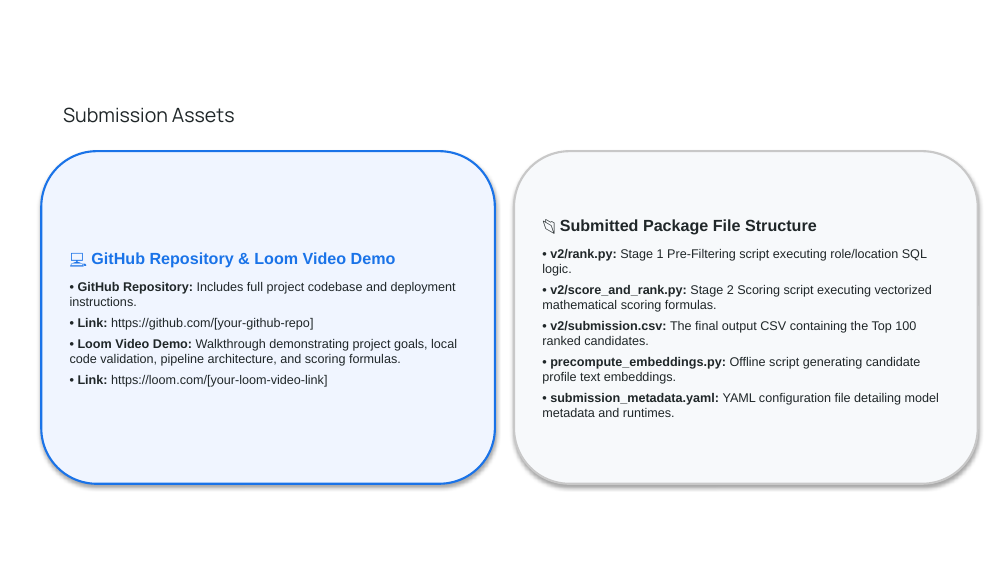
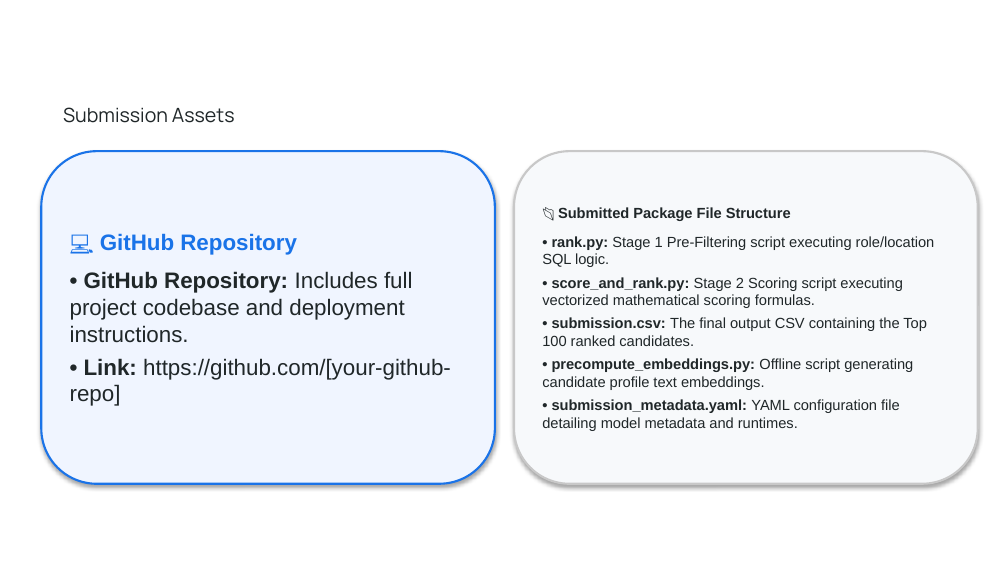
Before and after one commit to YODAISME/Assay, a slide deck: slide 10 of v2/hackathon_submission.pptx. Drawn at 1008x567 pixels with LibreOffice and Linux fonts; fonts in the diff are those of the drawing; background and template pictures are left out. Boxes give left, top, right and bottom in pixels: in the first picture for what was removed or moved away, otherwise in the second. Text is boxed around its words. In the diff, an @@ line names an element or a change of style, - is before the commit and + after.

```diff
--- a/v2/hackathon_submission.pptx
+++ b/v2/hackathon_submission.pptx
@@ text in rounded rectangle at (542,207,913,431): size 11.5 to 10.5 pt in "📂 Submitted Package File Structure"; size 9 to 10.5 pt in "• precompute_embeddings.py: Offline script generating candid ...", "• submission_metadata.yaml: YAML configuration file detailin ..." @@
@@ text in rounded rectangle at (100,233,297,255): text changed; size 11.5 to 16 pt @@
-💻 GitHub Repository & Loom Video Demo
+💻 GitHub Repository
@@ text in rounded rectangle at (542,236,935,346): text changed; size 9 to 10.5 pt @@
-• v2/rank.py: Stage 1 Pre-Filtering script executing role/location SQL logic.
-• v2/score_and_rank.py: Stage 2 Scoring script executing vectorized mathematical scoring formulas.
-• v2/submission.csv: The final output CSV containing the Top 100 ranked candidates.
+• rank.py: Stage 1 Pre-Filtering script executing role/location SQL logic.
+• score_and_rank.py: Stage 2 Scoring script executing vectorized mathematical scoring formulas.
+• submission.csv: The final output CSV containing the Top 100 ranked candidates.
@@ text in rounded rectangle at (70,271,451,406): size 9 to 16 pt in "• GitHub Repository: Includes full project codebase ...", "• Link: https://github.com/[your-github-repo]" @@
@@ text in rounded rectangle at (70,339,457,387): paragraphs removed @@
-• Loom Video Demo: Walkthrough demonstrating project goals, local code validation, pipeline architecture, and scoring formulas.
-• Link: https://loom.com/[your-loom-video-link]
```
Also in this commit, not shown: 3 other slides changed, 21 other files.
